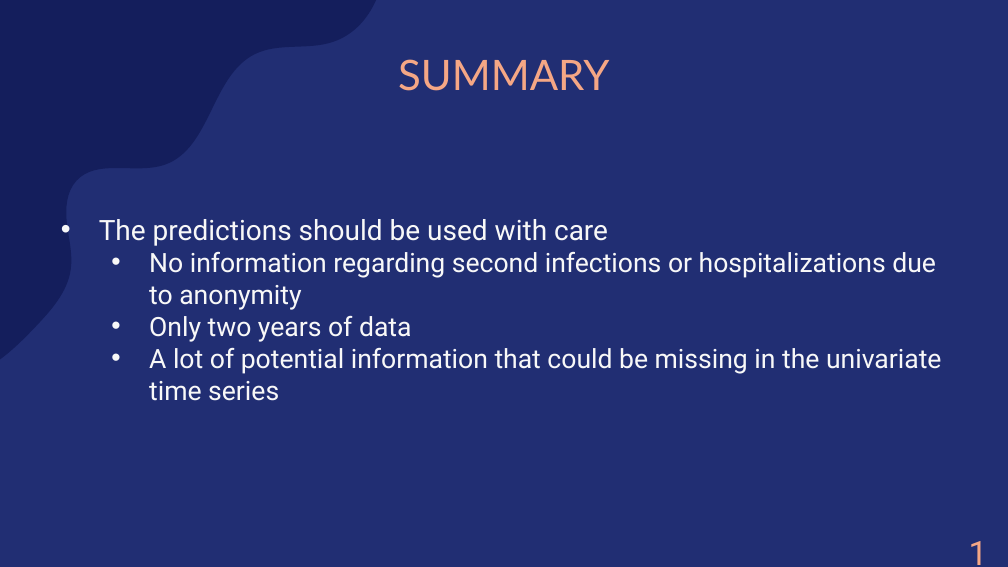
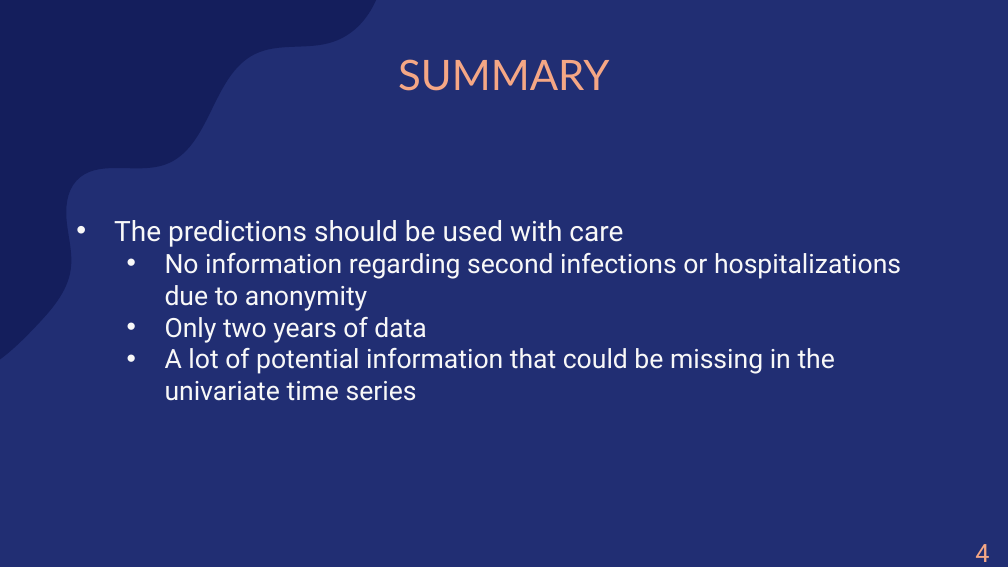
Before and after one commit to amarquard089/Covid19-Hospitalisierungsrate, a slide deck: slide 42 of Praesentation/COVID-19 Hospitalisierungsrate.pptx. Drawn at 1008x567 pixels with LibreOffice and Linux fonts; fonts in the diff are those of the drawing. Boxes give left, top, right and bottom in pixels: in the first picture for what was removed or moved away, otherwise in the second. Text is boxed around its words. In the diff, an @@ line names an element or a change of style, - is before the commit and + after.

```diff
--- a/Praesentation/COVID-19 Hospitalisierungsrate.pptx
+++ b/Praesentation/COVID-19 Hospitalisierungsrate.pptx
@@ text "The predictions should be used ..." rewrapped from <box>99,219,942,401</box> to <box>114,220,901,401</box> @@
@@ text removed at <box>959,527,1005,567</box> @@
-17
@@ text added at <box>966,532,1008,567</box>, 18 pt, text #F5A785 @@
+42
```
Also in this commit, not shown: 44 other slides changed, 3 slides added, 4 slides removed, 1 other file.
